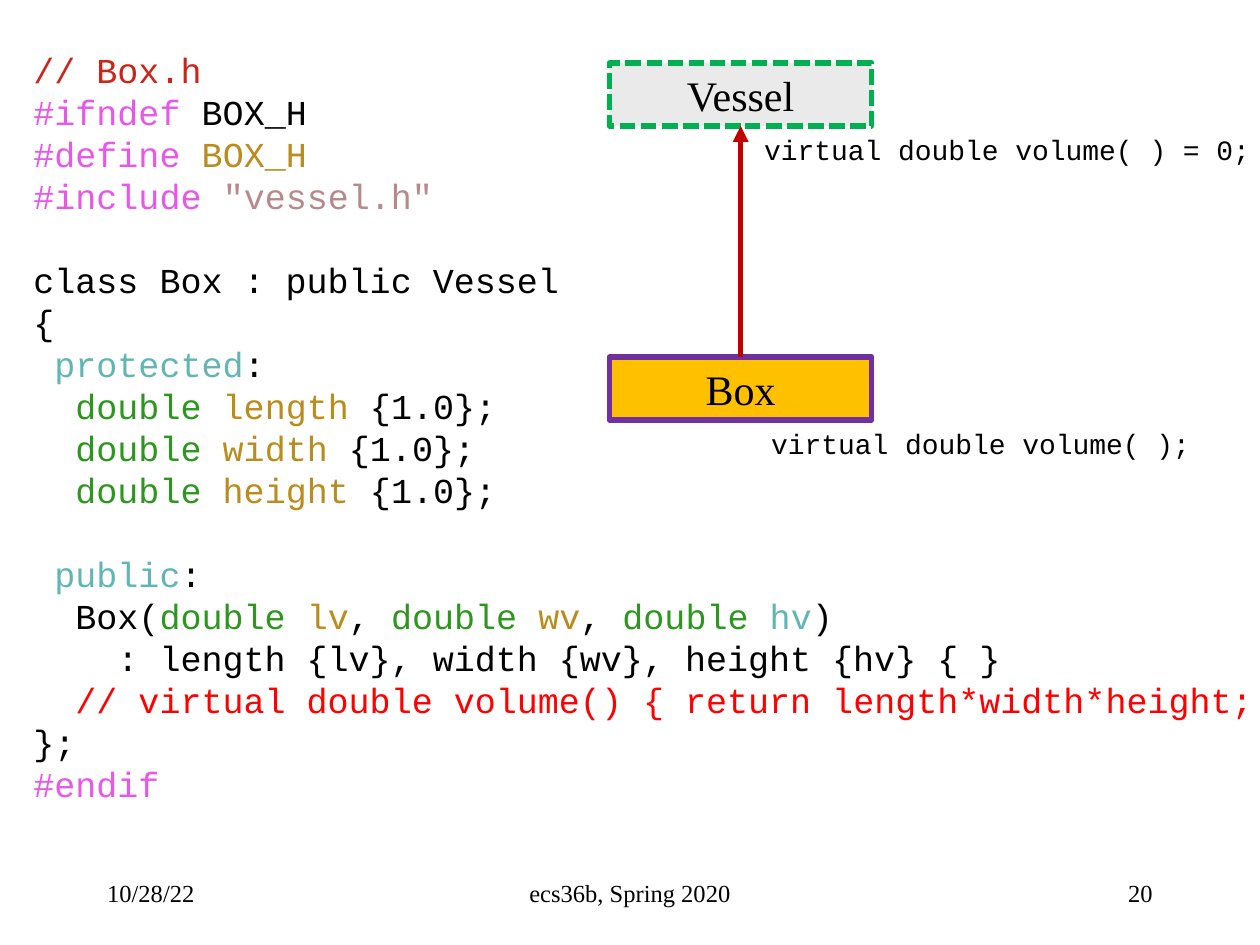
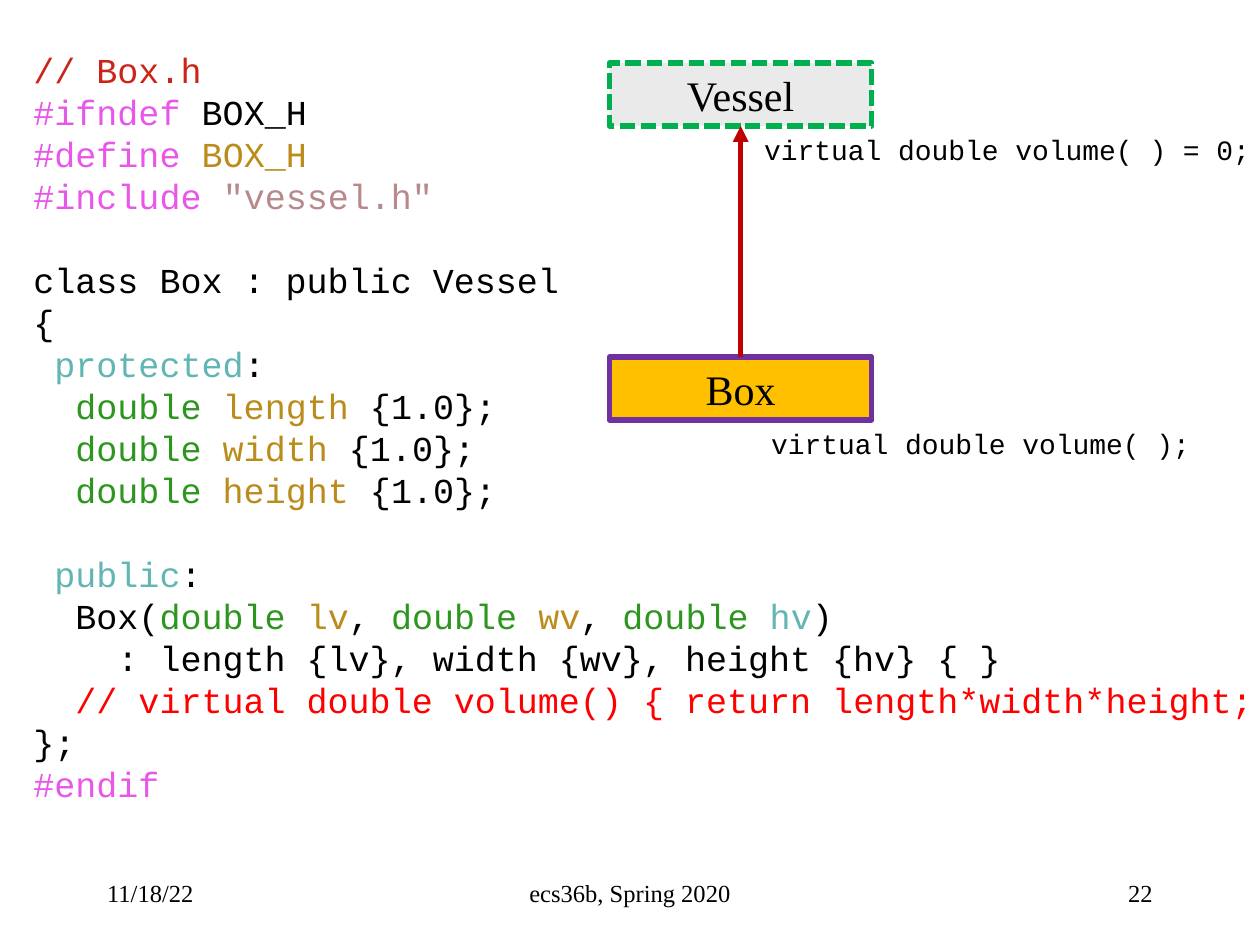
Before and after one commit to sfelixwu/ecs36b_slides, a slide deck: slide 22 of ecs36b_f2022_L007.pptx (slide 20 before the commit). Drawn at 1260x945 pixels with LibreOffice and Linux fonts; fonts in the diff are those of the drawing. Boxes give left, top, right and bottom in pixels: in the first picture for what was removed or moved away, otherwise in the second. Text is boxed around its words. In the diff, an @@ line names an element or a change of style, - is before the commit and + after.

```diff
--- a/ecs36b_f2022_L007.pptx
+++ b/ecs36b_f2022_L007.pptx
@@ text at (107, 885, 193, 903): text changed @@
-10/28/22
+11/18/22
@@ page number at (1128, 885, 1153, 902): text changed @@
-20
+22
```
Also in this commit, not shown: 35 other slides changed, 2 slides added, 2 other files.
